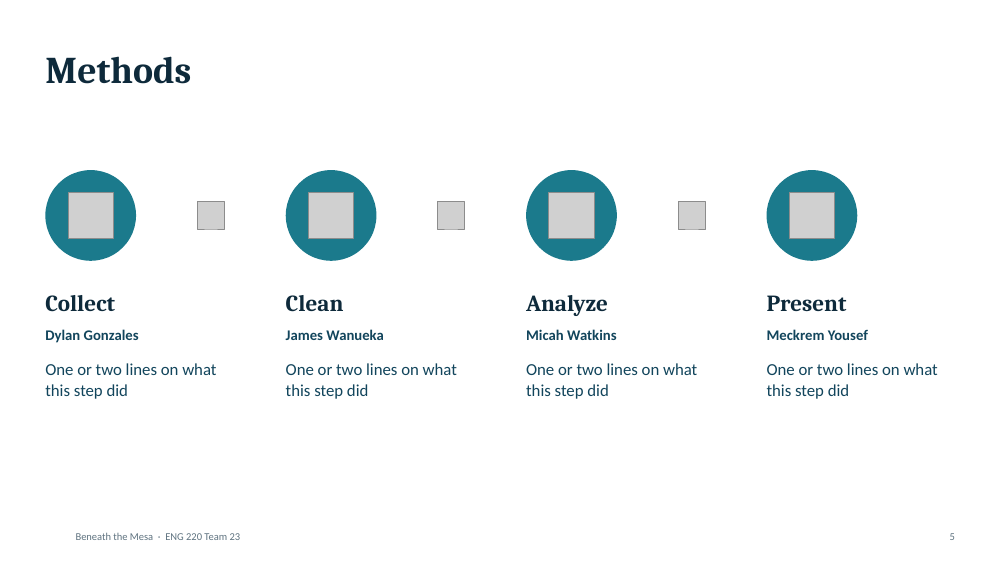
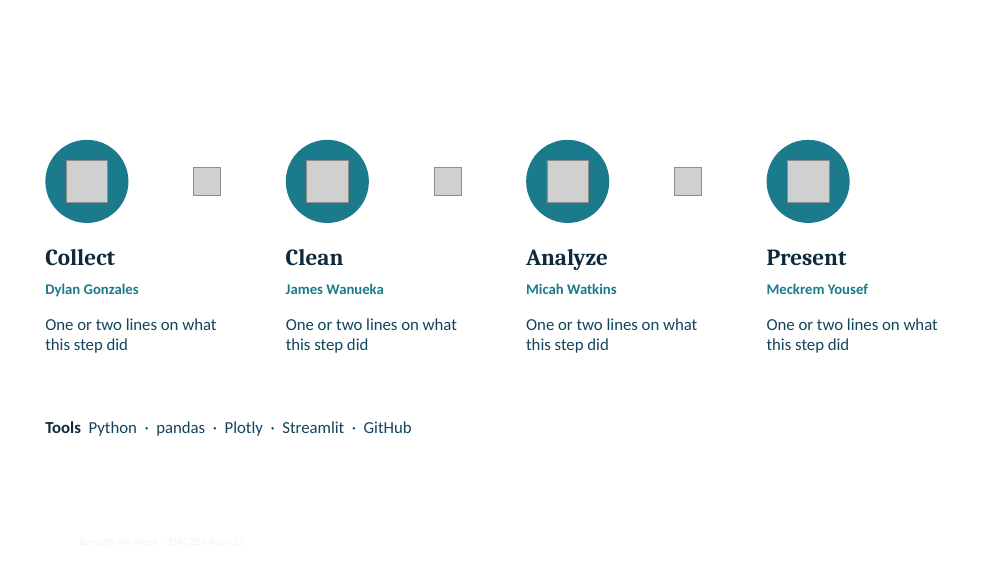
Before and after one commit to pdjordj11/eng_220_aquifer_project, a slide deck: slide 5 of docs/files/beneath_the_mesa_slides.pptx. Drawn at 1008x567 pixels with LibreOffice and Linux fonts; fonts in the diff are those of the drawing; grey boxes stand for pictures; background and template pictures are left out. Boxes give left, top, right and bottom in pixels: in the first picture for what was removed or moved away, otherwise in the second. Text is boxed around its words. In the diff, an @@ line names an element or a change of style, - is before the commit and + after.

Commit message:
Update slides: option A design with camera circle

```diff
--- a/docs/files/beneath_the_mesa_slides.pptx
+++ b/docs/files/beneath_the_mesa_slides.pptx
@@ title "Methods": place and size @@
-title "Methods" at [45, 56, 191, 84]
+title "Methods" at [45, 15, 650, 83]
@@ title "Methods" at [45, 15, 650, 83]: text colour #0E2A3B to #FFFFFF @@
@@ ellipse: place and size @@
-ellipse at [45, 170, 136, 261]
+ellipse at [45, 140, 129, 223]
@@ ellipse: place and size @@
-ellipse at [286, 170, 377, 261]
+ellipse at [286, 140, 369, 223]
@@ ellipse: place and size @@
-ellipse at [526, 170, 617, 261]
+ellipse at [526, 140, 609, 223]
@@ ellipse: place and size @@
-ellipse at [767, 170, 858, 261]
+ellipse at [767, 140, 850, 223]
@@ picture: place and size @@
-picture at [68, 193, 113, 238]
+picture at [67, 160, 108, 202]
@@ 4 pictures: place and size @@
-4 pictures at [197, 193, 706, 238]
+4 pictures at [194, 160, 702, 202]
@@ picture: place and size @@
-picture at [549, 193, 594, 238]
+picture at [547, 160, 589, 202]
@@ picture: place and size @@
-picture at [789, 193, 835, 238]
+picture at [787, 160, 829, 202]
@@ 8 texts: place and size @@
-8 texts at [45, 295, 868, 343]
+8 texts at [45, 249, 868, 297]
@@ vertical alignment middle to top in 4 elements at [45, 249, 115, 266], [286, 249, 344, 266], [526, 249, 608, 270], [767, 249, 847, 265] @@
@@ text colour #12455C to #1B7A8C; vertical alignment middle to top in 4 elements at [45, 283, 139, 297], [286, 283, 383, 294], [526, 283, 616, 294], [767, 283, 868, 294] @@
@@ text "One or two lines on ...": place and size @@
-text "One or two lines on ..." at [45, 363, 216, 399]
+text "One or two lines on ..." at [45, 318, 216, 353]
@@ text "One or two lines on ...": place and size @@
-text "One or two lines on ..." at [286, 363, 457, 399]
+text "One or two lines on ..." at [286, 318, 457, 353]
@@ text "One or two lines on ...": place and size @@
-text "One or two lines on ..." at [526, 363, 697, 399]
+text "One or two lines on ..." at [526, 318, 697, 353]
@@ text "One or two lines on ...": place and size @@
-text "One or two lines on ..." at [767, 363, 938, 399]
+text "One or two lines on ..." at [767, 318, 938, 353]
@@ text added at [45, 421, 412, 436], 16 pt, text #12455C @@
+Tools Python · pandas · Plotly · Streamlit · GitHub
@@ page number: place and size @@
-page number at [950, 533, 955, 540]
+page number at [45, 529, 76, 554]
@@ page number at [45, 529, 76, 554]: text colour #5F7380 to #FFFFFF, bold on; alignment right to left @@
@@ text "Beneath the Mesa · ENG ..." at [79, 529, 457, 554]: text colour #5F7380 to #EEF5F7 @@
```
Also in this commit, not shown: 6 other slides changed, 1 other file.
